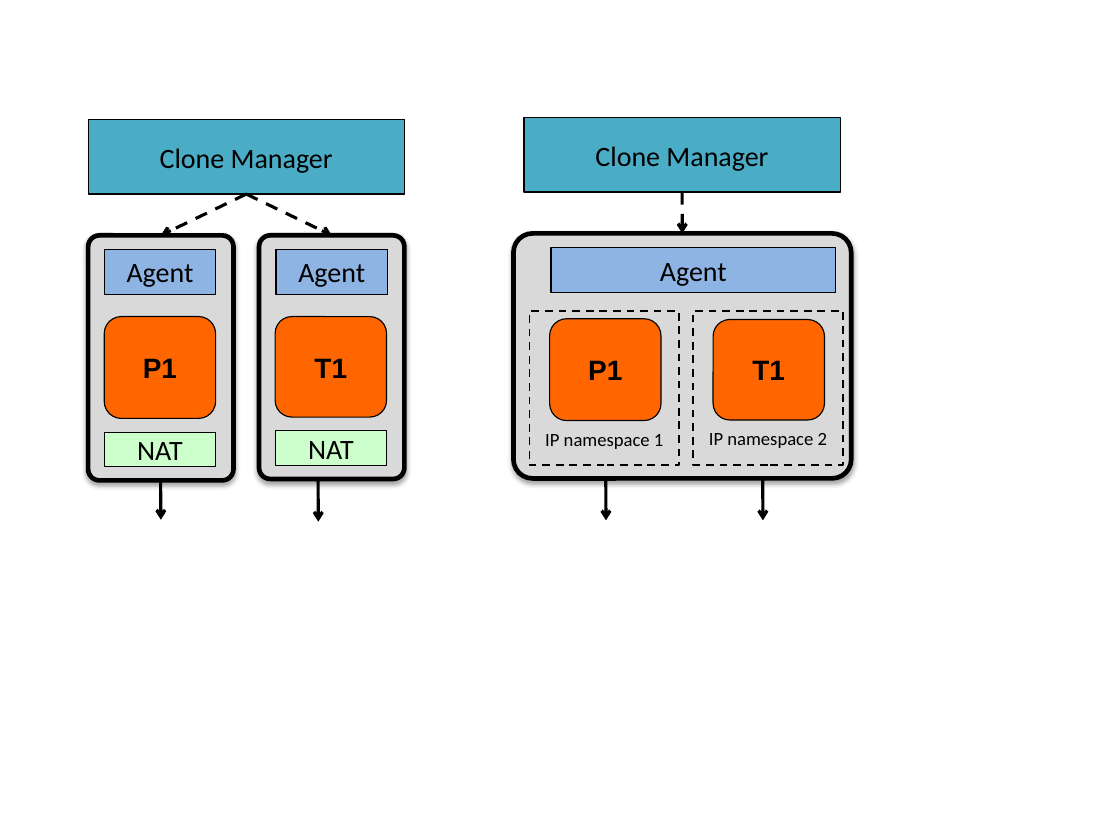
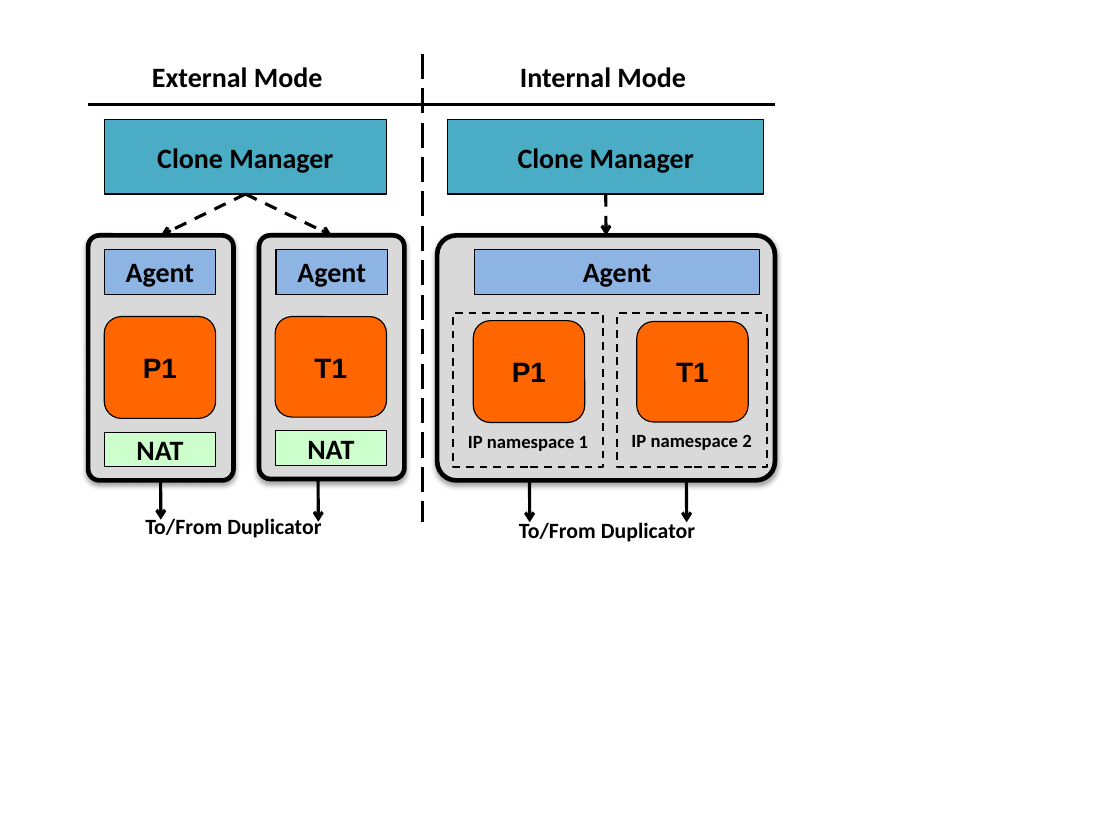
Before and after one commit to nipunarora/parikshan_code, a slide deck: slide 3 of paper/figs/images.pptx. Drawn at 1120x840 pixels with LibreOffice and Linux fonts; fonts in the diff are those of the drawing. Boxes give left, top, right and bottom in pixels: in the first picture for what was removed or moved away, otherwise in the second. Text is boxed around its words. In the diff, an @@ line names an element or a change of style, - is before the commit and + after.

```diff
--- a/paper/figs/images.pptx
+++ b/paper/figs/images.pptx
@@ line added from (422, 54) to (422, 522), #000000 2 pt dashed @@
@@ text added at (152, 67, 323, 88), 18 pt, text #000000, bold @@
+External Mode
@@ text added at (520, 67, 686, 88), 18 pt, text #000000, bold @@
+Internal Mode
@@ line added from (88, 104) to (775, 104), #000000 2 pt @@
@@ rectangle "Clone Manager": place and size @@
-rectangle "Clone Manager" at (88, 120, 404, 194)
+rectangle "Clone Manager" at (104, 120, 386, 194)
@@ 3 rounded rectangles, 3 rectangles, 3 arrows: place and size @@
-3 rounded rectangles, 3 rectangles, 3 arrows at (513, 118, 851, 521)
+3 rounded rectangles, 3 rectangles, 3 arrows at (437, 120, 775, 522)
@@ bold on in 9 elements at (104, 432, 215, 467), (276, 431, 386, 466), (104, 249, 215, 295), (277, 249, 388, 295), (104, 120, 386, 194), (475, 249, 759, 295), (617, 312, 767, 467), (448, 120, 764, 194), (454, 314, 604, 468) @@
@@ rectangle "IP namespace 1": place and size @@
-rectangle "IP namespace 1" at (530, 311, 680, 466)
+rectangle "IP namespace 1" at (454, 314, 604, 468)
@@ text added at (145, 516, 321, 538), 14 pt, text #000000, bold @@
+To/From Duplicator
@@ text added at (519, 520, 695, 542), 14 pt, text #000000, bold @@
+To/From Duplicator
```
Also in this commit, not shown: 57 other files.
